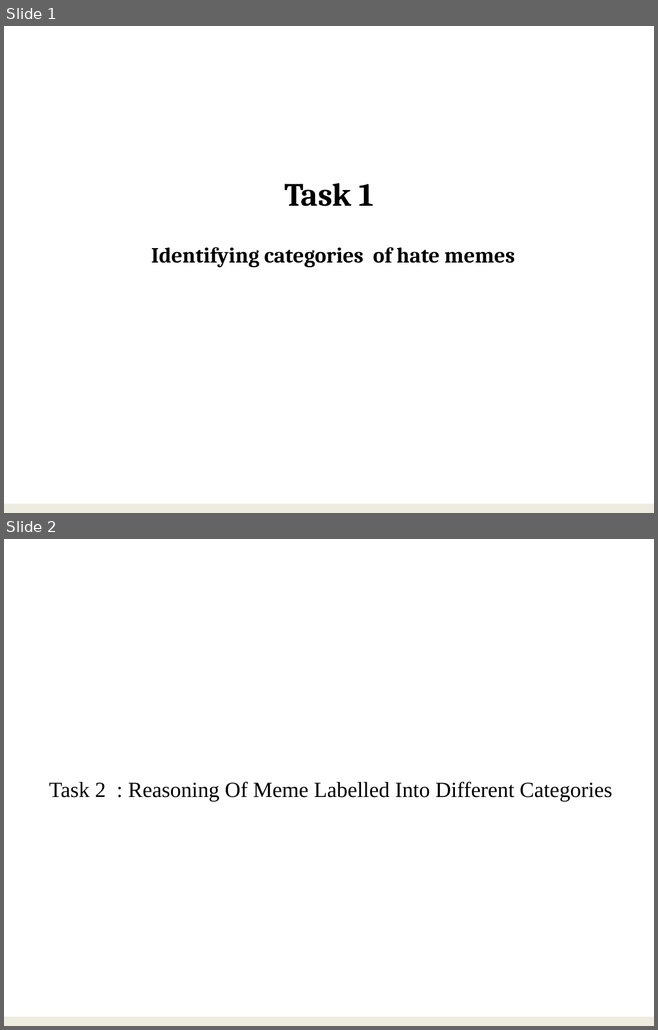
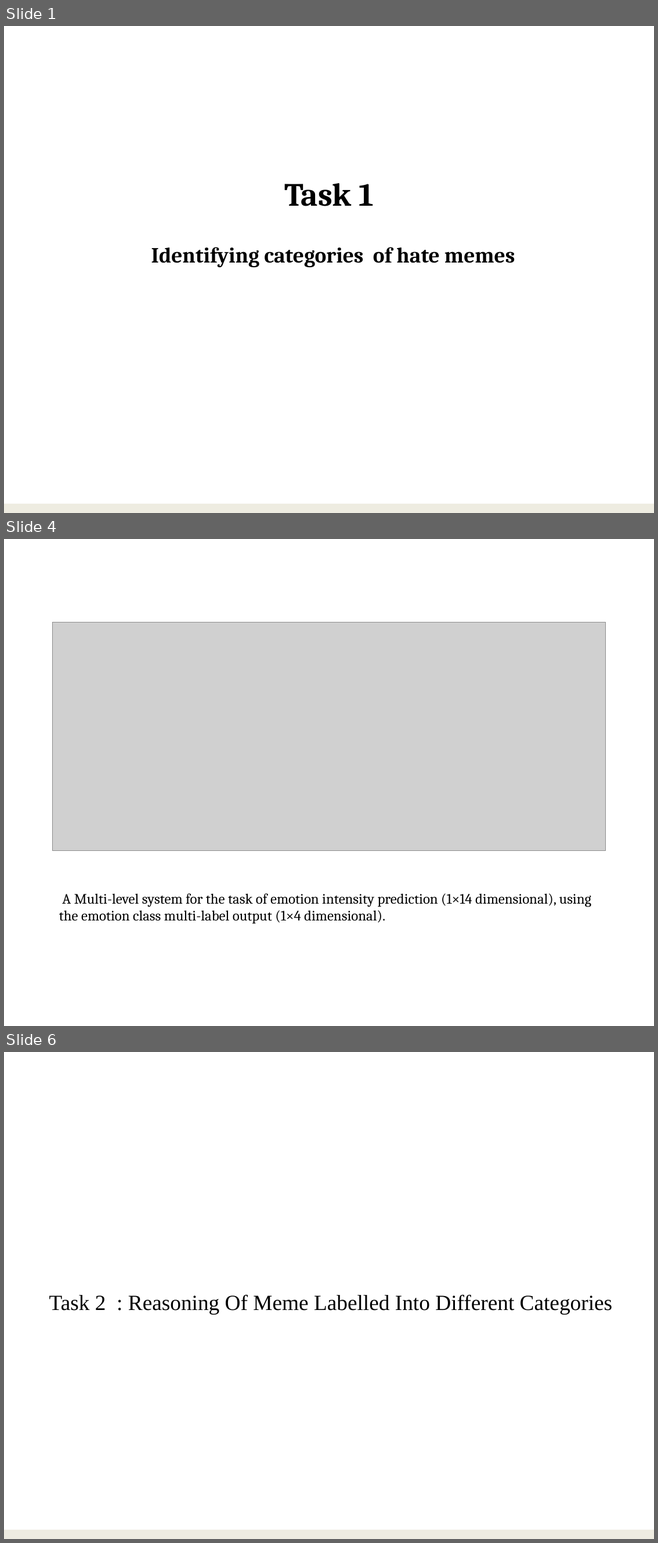
Before and after one commit to VarunBohara/Mini-Project-Documents, a slide deck: Literature survey 3.pptx. Shown one above the other, each under a label of ours: slides 1 and 2 before the commit, slides 1, 4 and 6 after it; the slides between them are not shown. The pictures are 658x1030 and 658x1543 pixels, drawn with LibreOffice and Linux fonts; fonts in the diff are those of the drawing; grey boxes stand for pictures. Boxes give left, top, right and bottom in pixels: in the first picture for what was removed or moved away, otherwise in the second. Text is boxed around its words. In the diff, an @@ line names an element or a change of style, - is before the commit and + after.

```diff
--- a/Literature survey 3.pptx
+++ b/Literature survey 3.pptx
@@ slide 4 added at <box>4,539,654,1026</box>, background #FFFFFF @@
@@ picture added at <box>53,622,605,851</box> @@
@@ title added at <box>59,893,591,924</box>, 16 pt, text #000000 @@
+A Multi-level system for the task of emotion intensity prediction (1×14 dimensional), using the emotion class multi-label output (1×4 dimensional).
@@ what was slide 2 is now slide 6 @@
```
Also in this commit, not shown: 3 other slides added.
